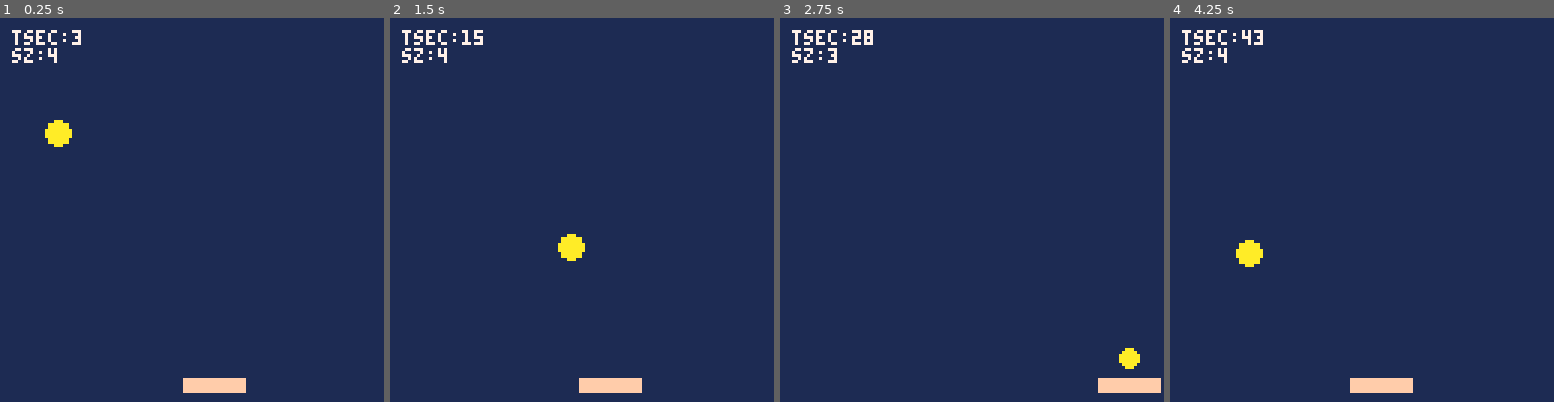
Above: before the commit, frames 1-4 (left to right).
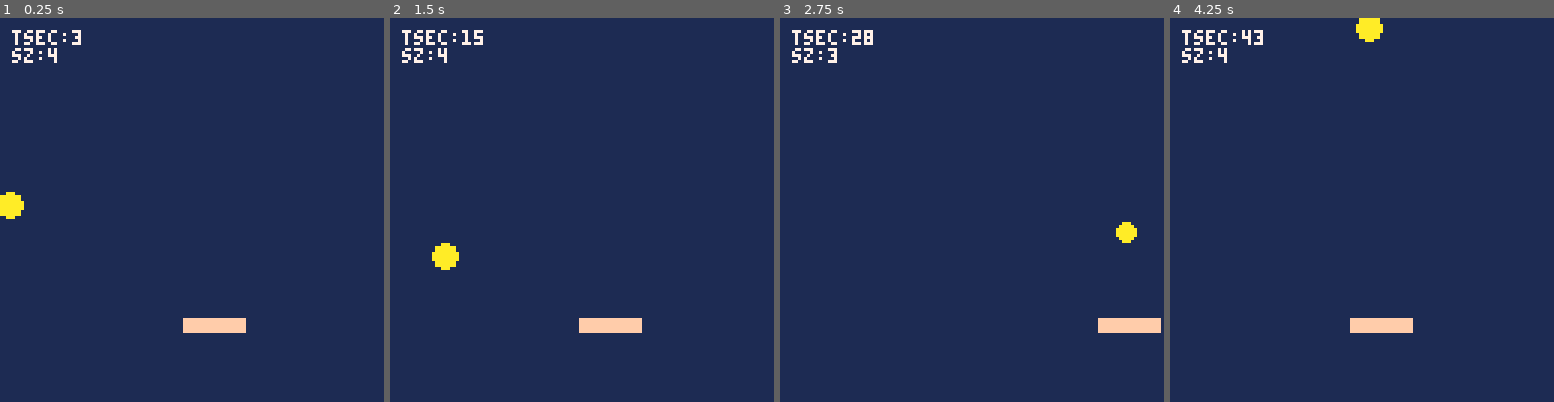
Above: after the commit, the same moments.

Repository: reyabreu/pico-8
Game: PICO-8 cartridge breakout.p8
The game is run twice, just before and just after one commit, with the same random seed, the same clock (stepped at 60 frames per second) and the same inputs.
Inputs:
- Up to frame 1 (0.25 s): no input
- Up to frame 2 (1.5 s): no input
- Up to frame 3 (2.75 s): hold Right 1.6-2.1 s; hold Right from 2.47 s (still down)
- Up to frame 4 (4.25 s): release Right at 3.03 s; hold Left 3.08-3.58 s; hold Right from 4.02 s (still down)

The runs differ from the first frame. In frame 1, 2.0% of the frame differs, in the area x 0-65%, y 26-98%; in frame 2, 2.0%, in the area x 10-66%, y 56-98%; in frame 3, 1.7%; in frame 4, 2.0%.

Commit message:
added POCs

Diff:
--- /dev/null
+++ b/ball_gun.p8
@@ -0,0 +1,106 @@
+pico-8 cartridge // http://www.pico-8.com
+version 18
+__lua__
+function _init()
+	make_gun()
+end
+
+function _update()
+	mv_gun_left()
+end
+
+function _draw()
+ cls(1)
+ draw_gun()
+end
+-->8
+--utils
+function p2c(r,a)
+	local p={}
+	p.x=r*cos(0.25-a/360)
+	p.y=r*sin(0.25-a/360)
+	return p
+end
+-->8
+--ball gun
+gun={}
+function make_gun()
+	gun.cx=63
+	gun.cy=63
+	gun.r=60
+	gun.a=30
+	gun.col=8
+
+	update_gun()
+end
+
+function fire_gun()
+	make_ball()
+end
+
+function update_gun()
+ local p1,p2=p2c(gun.r,gun.a),p2c(gun.r-7,gun.a)
+ gun.x=gun.cx+p1.x
+ gun.y=gun.cy+p1.y
+ gun.mx=gun.cx+p2.x
+ gun.my=gun.cy+p2.y
+end
+
+
+function mv_gun_left()
+	gun.a-=10
+	update_gun()
+end
+
+function mv_gun_right()
+	gun.a+=10
+	update_gun()
+end
+
+function draw_gun()
+ local cx,cy=gun.cx,gun.cy
+ local r=gun.r
+	local p
+	for a=10,360,10 do
+		p=p2c(r,a)
+		pset(cx+p.x,cy+p.y,7)
+		if (a%30==0) then
+			circfill(cx+p.x,cy+p.y,2,7)
+		end
+	end
+	circ(gun.x,gun.y,3,gun.col)
+	line(gun.x,gun.y,gun.mx,gun.my,gun.col)
+end
+
+function fire()
+end
+-->8
+--ball
+ball={}
+function make_ball()
+	ball.x=gun.mx
+	ball.y=gun.my
+	ball.r=3
+	ball.dy=flr(gun.my-gun.cy)
+	ball.dx=flr(gun.mx-gun.cx)
+	ball.shot=false
+end
+
+function update_ball()
+	if ball.shot then
+		ball.x+=ball.dx
+		ball.y+=ball.dy
+		ball.shot=ball.x>0 and ball.x<128
+			and ball.y>0 and ball.y<128
+	end
+end
+
+function draw_ball()
+end
+__gfx__
+00000000000000000000000000000000000000000000000000000000000000000000000000000000000000000000000000000000000000000000000000000000
+00000000000000000000000000000000000000000000000000000000000000000000000000000000000000000000000000000000000000000000000000000000
+00700700000000000000000000000000000000000000000000000000000000000000000000000000000000000000000000000000000000000000000000000000
+00077000000000000000000000000000000000000000000000000000000000000000000000000000000000000000000000000000000000000000000000000000
+00077000000000000000000000000000000000000000000000000000000000000000000000000000000000000000000000000000000000000000000000000000
+00700700000000000000000000000000000000000000000000000000000000000000000000000000000000000000000000000000000000000000000000000000
--- a/breakout.p8
+++ b/breakout.p8
@@ -31,8 +31,8 @@
 function make_ball()
 	ball.x=35
 	ball.y=30
-	ball.spx=-2
-	ball.spy=1
+	ball.spx=-4
+	ball.spy=4
 	ball.sz=2
 	ball.col=10
 end
@@ -42,7 +42,9 @@
 end
 
 function update_ball()
-	-- bouncing
+	-- bouncinf off walls
+
+	--side walls
 	ball.x+=ball.spx
 	if ball.x<ball.sz or ball.x>127-ball.sz then
 		ball.x=clamp(ball.x,ball.sz,127-ball.sz)
@@ -50,6 +52,7 @@
 		sfx(0)
 	end
 
+	-- top wall
 	ball.y+=ball.spy
 	if ball.y<ball.sz or ball.y>127-ball.sz then
 		ball.y=clamp(ball.y,ball.sz,127-ball.sz)
@@ -61,13 +64,39 @@
 	ball.sz=3+flr(sin(tsec/4))
 
 	-- paddle collision detection
-	if ball.x>pad.x-ball.sz and
-		ball.x<pad.x+ball.sz+pad.w and
-		ball.y>pad.y-ball.sz and
-		ball.y<pad.y+ball.sz+pad.h then
+	local sx,sy,ssz=ball.x,ball.y,ball.sz
+	local tx,ty,tw,th=pad.x,pad.y,pad.w,pad.h
 
-		ball.y=pad.y-ball.sz
-		ball.spy=-ball.spy
+	-- if pad collision
+	if check_collision(sx,sy,ssz,tx,ty,tw,th) then
+		local is_horiz=is_horiz_impact(sx,sy,ssz,tx,ty,tw,th)
+		local is_vert=is_vert_impact(sx,sy,ssz,tx,ty,tw,th)
+
+		-- on corner
+		if is_horiz and is_vert then
+			is_horiz=1+flr(rnd(10))>5
+			is_vert=not is_horiz
+		end
+
+	 -- on horiz surface
+		if is_horiz then
+			if ball.y<pad.y then
+				ball.y=pad.y-ball.sz
+			else
+				ball.y=pad.y+pad.h+ball.sz
+			end
+			ball.spy=-ball.spy
+		end
+
+	 -- on vert surface
+		if is_vert then
+			if ball.x<pad.x then
+				ball.x=pad.x-ball.sz
+			else
+				ball.x=pad.x+pad.w+ball.sz
+			end
+			ball.spx=-ball.spx
+		end
 
 		sfx(1)
 	end
@@ -78,7 +107,7 @@
 
 function make_paddle()
 	pad.x=52
-	pad.y=120
+	pad.y=100
 	pad.w=20
 	pad.h=4
 	pad.spd=3
@@ -101,8 +130,8 @@
 -->8
 -- utils
 function clamp(value,lo,hi)
-	if (value < lo) return lo
-	if (value > hi) return hi
+	if (value<lo) return lo
+	if (value>hi) return hi
 	return value
 end
 
@@ -129,6 +158,30 @@
  local value = (1-t)*start+t*finish
  if (abs(finish-value) > 0.01) return value else return finish
 end
+-->8
+-- collisions
+function check_collision(sx,sy,ssz,tx,ty,tw,th)
+	local x,y=sx,sy
+	return x+ssz>=tx and x-ssz<=tx+tw and y+ssz>=ty and y-ssz<=ty+th
+end
+
+function is_horiz_impact(sx,sy,ssz,tx,ty,tw,th)
+	if check_collision(sx,sy,ssz,tx,ty,tw,th) then
+		local x,y=sx,sy
+		return abs(y+ssz-ty)<=ssz or abs(y-ssz-(ty+th))<=ssz
+	else
+		return false
+	end
+end
+
+function is_vert_impact(sx,sy,ssz,tx,ty,tw,th)
+	if check_collision(sx,sy,ssz,tx,ty,tw,th) then
+		local x,y=sx,sy
+		return abs(x+ssz-tx)<=ssz or abs(x-ssz-(tx+tw))<=ssz
+	else
+		return false
+	end
+end
 __gfx__
 00000000000000000000000000000000000000000000000000000000000000000000000000000000000000000000000000000000000000000000000000000000
 00000000000000000000000000000000000000000000000000000000000000000000000000000000000000000000000000000000000000000000000000000000
--- /dev/null
+++ b/letters.p8
@@ -0,0 +1,13 @@
+pico-8 cartridge // http://www.pico-8.com
+version 18
+__lua__
+
+__gfx__
+00000000099999500999950099999950099999950995099509999990099995000999995000000000000000000000000000000000000000000000000000000000
+00000000099999500999950099999950099999950995099509500990099995000995000000000000000000000000000000000000000000000000000000000000
+00700700099500000995000099509950000995000995099509500990099500000995000000000000000000000000000000000000000000000000000000000000
+00077000099995000999950099509950000995000995099509500990099995000999995000000000000000000000000000000000000000000000000000000000
+00077000099995000999950099999950000995000995099509999990099995000000995000000000000000000000000000000000000000000000000000000000
+00700700099500000995000099999950000995000995099509999500099500000000995000000000000000000000000000000000000000000000000000000000
+00000000099500000999950099509950000995000999999509509950099995000999995000000000000000000000000000000000000000000000000000000000
+00000000099500000999950099509950000995000999999509500995099995000999995000000000000000000000000000000000000000000000000000000000
